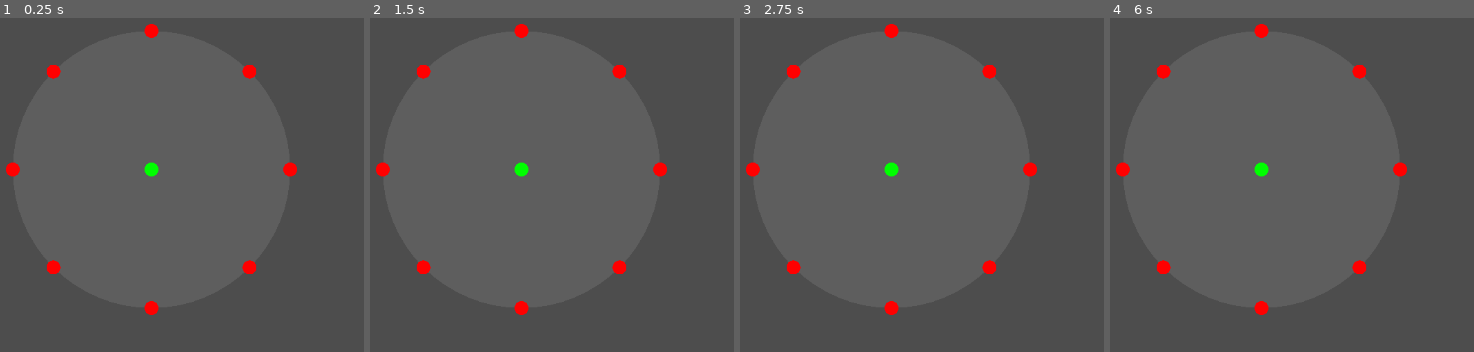
Above: before the commit, frames 1-4 (left to right).
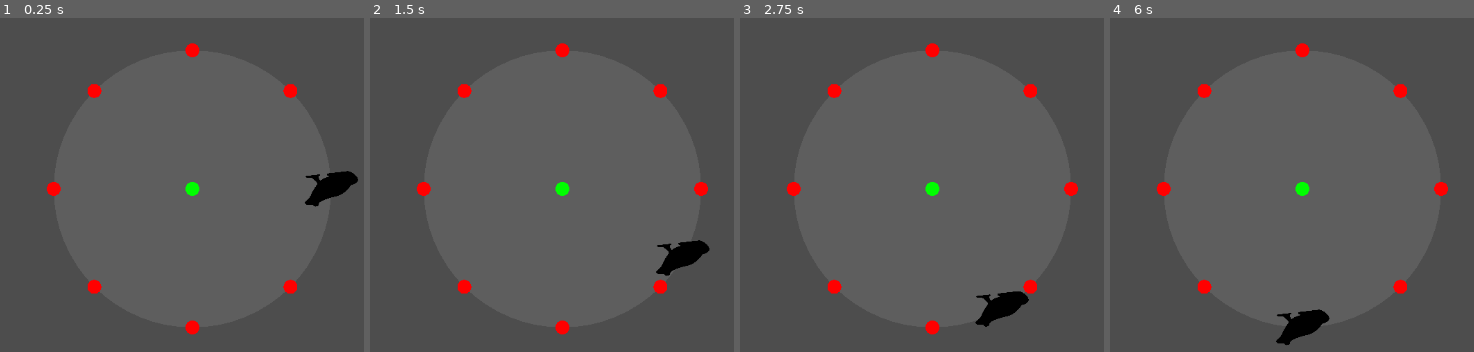
Above: after the commit, the same moments.

Repository: AlexLea444/psscp-godot-visualizer
Game: Godot game, scene res://node_2d.tscn
The game is run twice, just before and just after one commit, with the same random seed, the same clock (stepped at 60 frames per second) and the same inputs.
Inputs:
- Up to frame 1 (0.25 s): no input
- Up to frame 2 (1.5 s): tap Enter at 0.5 s; hold Right (ui_right) 0.53-1.28 s; tap Space at 1.25 s
- Up to frame 3 (2.75 s): tap Enter at 2 s; hold Right (ui_right) from 2.03 s (still down)
- Up to frame 4 (6 s): tap Space at 2.75, 4.25 s; tap Enter at 3.5 s; release Right (ui_right) at 3.53 s; hold Right (ui_right) from 5.78 s (still down)

The runs differ from the first frame. In frame 1, 3.1% of the frame differs, in the area x 1-99%, y 1-95%; in frame 2, 3.3%; in frame 3, 3.3%, in the area x 1-93%, y 1-95%; in frame 4, 3.1%.

Commit message:
audio visualizer first steps

Diff:
--- /dev/null
+++ b/bird.svg
@@ -0,0 +1,13 @@
+<?xml version="1.0" encoding="utf-8"?>
+<!-- Generator: Adobe Illustrator 19.1.0, SVG Export Plug-In . SVG Version: 6.00 Build 0)  -->
+<svg version="1.1" id="Layer_1" xmlns="http://www.w3.org/2000/svg" xmlns:xlink="http://www.w3.org/1999/xlink" x="0px" y="0px"
+	 width="1000px" height="1000px" viewBox="374 -392 1000 1000" style="enable-background:new 374 -392 1000 1000;"
+	 xml:space="preserve">
+<path d="M971.3,142.8c0.2,35-33.3,121.4-14.1,146.3c20.1,14.7,42.7,0.2,64.4-4.1c6.5,0.1,12.6,1.5,19.1,1.6c0.1-0.1,0.1-0.2,0.2-0.2
+	c9.3-10.1,26.1-7.2,31.7,5.4c2.7,6,5.3,12.1,8.4,17.8c31.1,11.9,59.3,31,94,32.1c11.7-0.1,21.7,7.3,30.5,14.4
+	c-84.6-4.2-98.3,29.1-151.6,53.8c-162,95.6-383.6,60.3-404,64.9c-67.2,22.9-55.3,57.9-99.7,35.3c-21.3-15-76.7-76.3-97.5-135.2
+	c14-4.7,29.1-2.7,43.7,1.7c118.6,32.3,163.9-14.9,229.3-35.6c-1.3-4.1-2.6-7.9-3.9-11.7c-2.7-7.9-3.3-16.4-1.6-24.6
+	c7.4-34.7-18.5-68.6-9-103.4c1.3-4.7,0-9.7-3.4-13.2l-0.1-0.1c-3-3-4.4-7.3-3.7-11.5c4.5-30.8,10.5-64-1.3-93.1
+	c-21.3-57.2,5.8-148.5,27-302c1.6-11.5,10.3-20.9,21.7-23c5.3-1,10.8-1.4,16.3-1.1c10.6,0.5,22.8,6.5,23.9,17.1
+	C800.8-129.5,952.6,41.5,971.3,142.8z"/>
+</svg>
--- /dev/null
+++ b/frog.svg
@@ -0,0 +1,13 @@
+<?xml version="1.0" encoding="iso-8859-1"?>
+<!-- Uploaded to: SVG Repo, www.svgrepo.com, Generator: SVG Repo Mixer Tools -->
+<!DOCTYPE svg PUBLIC "-//W3C//DTD SVG 1.1//EN" "http://www.w3.org/Graphics/SVG/1.1/DTD/svg11.dtd">
+<svg fill="#000000" height="800px" width="800px" version="1.1" id="Capa_1" xmlns="http://www.w3.org/2000/svg" xmlns:xlink="http://www.w3.org/1999/xlink"
+	 viewBox="0 0 212.489 212.489" xml:space="preserve">
+<path d="M187.644,55.074c-3.709,0-4.35-1.938-5.486-3.879c-1.131-1.93-4.115-5.445-10.531-5.309
+	c-5.115,0.115-10.307,1.879-12.104,9.719c-1.625,8.801-38.375,16.58-59.683,18.834c-21.304,2.262-39.385,4.354-71.984,37.771
+	c-6.299,0-17.197,3.273-22.761,7.746c-18.313,14.728,17.599,46.648,31.149,46.648c5.812,0,79.253,0,79.253,0
+	s5.971-8.059-10.979-11.928c10.977-1.947,27.81-4.303,37.448-11.557c2.846-2.051,10.816,15.896,4.846,17.672
+	c-5.977,1.771-5.33,5.813-0.648,5.813c4.682,0,49.387,0,49.387,0s7.396-3.814-1.127-5.971c-8.002-2.033-17.754,0.158-26.471-10.17
+	c-8.715-10.338-14.555-16.471-11.328-20.029c3.227-3.545,17.623-18.068,29.729-39.209c7.461-13.994,28.084-20.174,25.986-26.953
+	C210.238,57.498,204.918,55.237,187.644,55.074z"/>
+</svg>
--- a/node_2d.gd
+++ b/node_2d.gd
@@ -54,6 +54,9 @@
 			var result = json.get_data()
 			if result.has("radius") and result.has("angle"):
 				update_user_position(result.radius, result.angle)
+			if result.has ("sounddegree"):
+				var sprite = get_node("Sprite2D")
+				sprite.move_to_angle(result.sounddegree)
 
 	# Redraw the scene
 	queue_redraw()
--- a/node_2d.tscn
+++ b/node_2d.tscn
@@ -1,7 +1,29 @@
-[gd_scene load_steps=2 format=3 uid="uid://djumpig7umkxi"]
+[gd_scene load_steps=7 format=3 uid="uid://djumpig7umkxi"]
 
 [ext_resource type="Script" path="res://node_2d.gd" id="1_ofovn"]
+[ext_resource type="Script" path="res://path_follow_2d.gd" id="2_ilpxd"]
+[ext_resource type="Script" path="res://path_2d.gd" id="2_m0xp0"]
+[ext_resource type="Texture2D" uid="uid://cm28fov0yg7ta" path="res://bird.svg" id="4_lbm0y"]
+[ext_resource type="Script" path="res://sprite_2d.gd" id="5_e18u6"]
+
+[sub_resource type="Curve2D" id="Curve2D_1srbq"]
 
 [node name="Node2D" type="Node2D"]
-position = Vector2(576, 324)
+position = Vector2(635, 352)
 script = ExtResource("1_ofovn")
+
+[node name="Path2D" type="Path2D" parent="."]
+curve = SubResource("Curve2D_1srbq")
+script = ExtResource("2_m0xp0")
+
+[node name="PathFollow2D" type="PathFollow2D" parent="Path2D"]
+position = Vector2(291, 156)
+rotation = 3.02448
+script = ExtResource("2_ilpxd")
+
+[node name="Sprite2D" type="Sprite2D" parent="."]
+position = Vector2(293.337, 175.863)
+rotation = 3.02448
+scale = Vector2(0.1, 0.1)
+texture = ExtResource("4_lbm0y")
+script = ExtResource("5_e18u6")
--- /dev/null
+++ b/sprite_2d.gd
@@ -0,0 +1,38 @@
+extends Sprite2D
+
+
+var images = [
+	preload("res://bird.svg"),
+	preload("res://frog.svg"),
+]
+
+@export var circle_radius = 200.0
+@export var current_angle = 0.0
+
+@export var circle_center: Vector2 = Vector2(0, 0)
+
+
+
+func _ready():
+	# Set a default image
+	texture = images[1]
+	move_to_angle(0)
+
+
+func move_to_angle(degrees: float):
+	var radians = deg_to_rad(degrees)
+	current_angle = degrees
+	position = circle_center + Vector2(
+		cos(radians) * circle_radius,
+		sin(radians) * circle_radius
+	)
+
+var current_index = 0
+
+
+func _input(event):
+	if event.is_action_pressed("ui_right"):
+		current_index = (current_index + 1) % images.size()
+		#texture = images[current_index]
+
+		move_to_angle(int(current_angle + 30) % 360)
Not shown, added: bird.svg.import
Not shown, added: frog.svg.import
